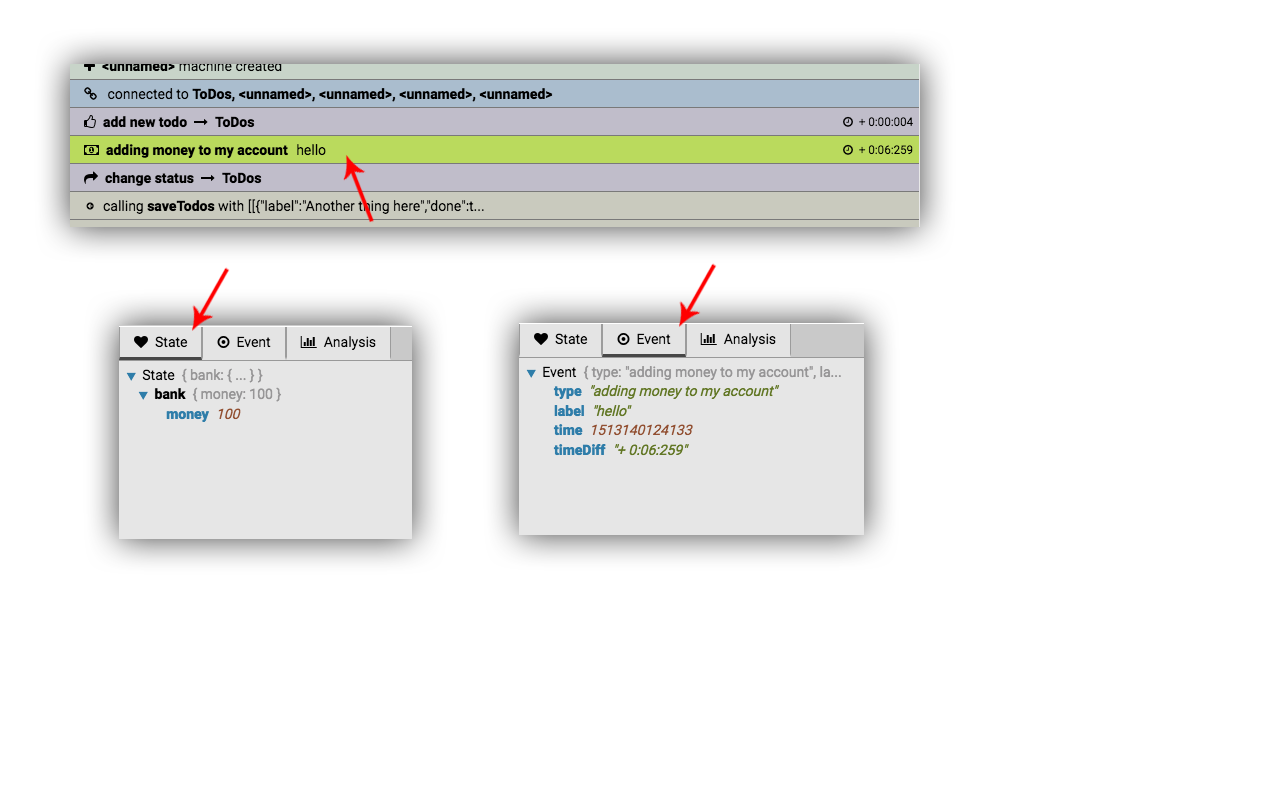
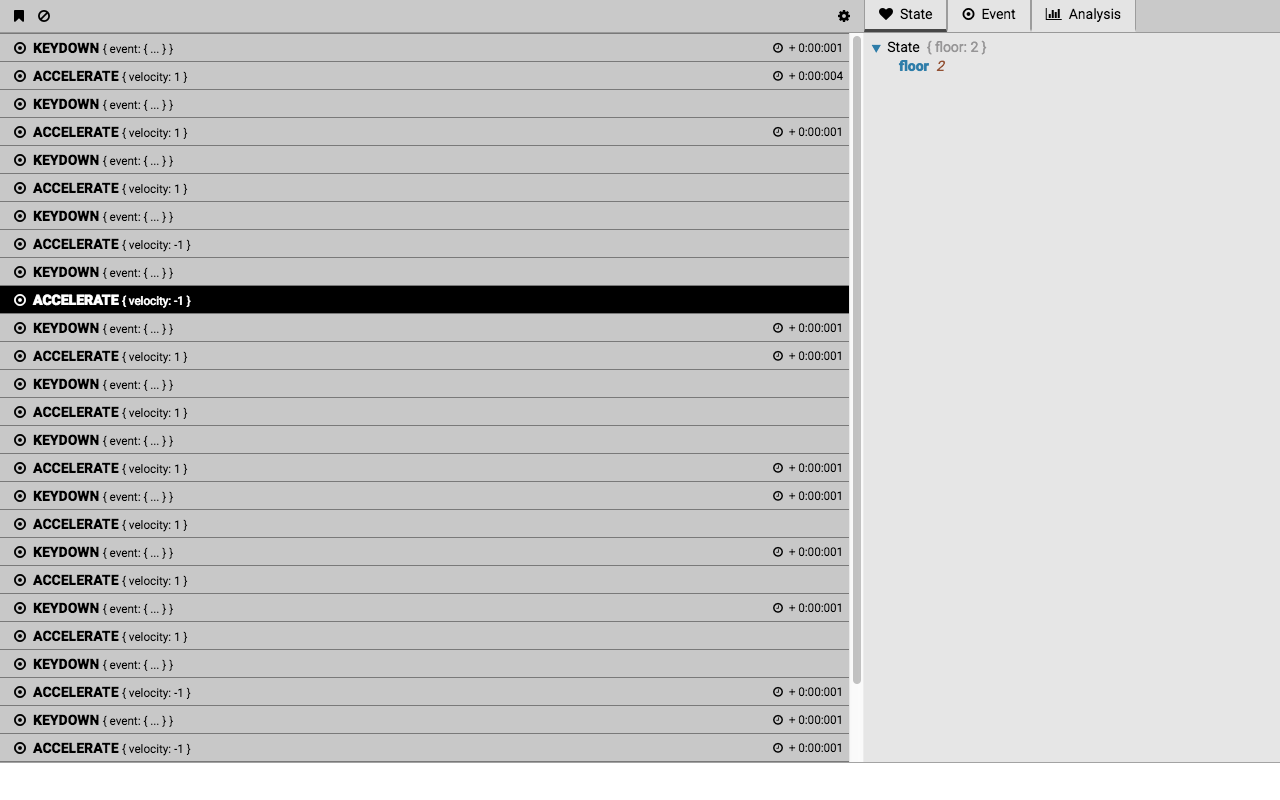
Layers edited between the first and the second 1280 x 800 image:
added layer "Layer 8" above "Group 1" over [0, 0, 1280, 763]
hid group "Group 1" (6 layers) over [70, 64, 920, 539]
